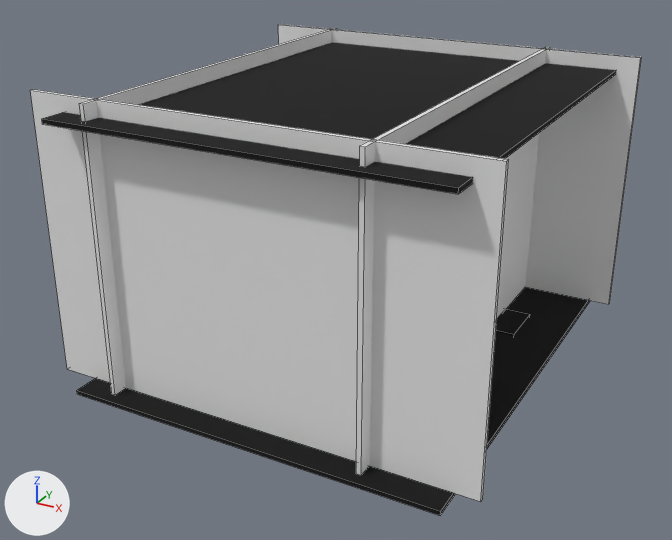
The Blender file Map.blend as it was, and as the next commit left it.
Before and after are seen from a 50 mm camera at (176.0, -344.0, 204.0) aimed at (-6.0, -13.0, 38.0). Arrows for +X, +Y and +Z are at lower left; the lights stay in place. Mesh edges are drawn as thin lines.
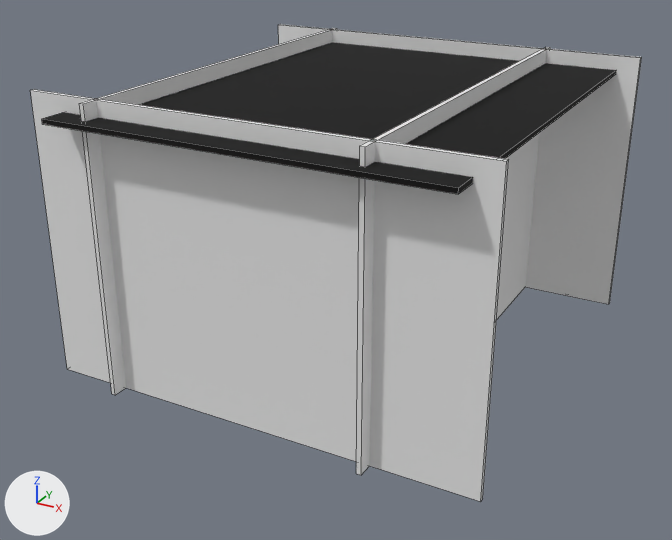
Boxes (x1, y1, x2, y2) around the edits, measured in the pictures (672 x 540 px):
'DeadZone', hidden (black): before (77, 287, 590, 516)
'Cube.029', hidden (black): before (496, 309, 530, 336)

Diff of the bpy script that builds the scene:
```diff
--- a/Map.blend.py
+++ b/Map.blend.py
@@ ob_deadzone @@
 ob_deadzone.scale = (82.6, 99.1, 1.0)
+ob_deadzone.hide_set(True)
@@ ob_cube_029 @@
 ob_cube_029.scale = (10.0, 12.0, 1.0)
+ob_cube_029.hide_set(True)  # its collection is switched off
```
